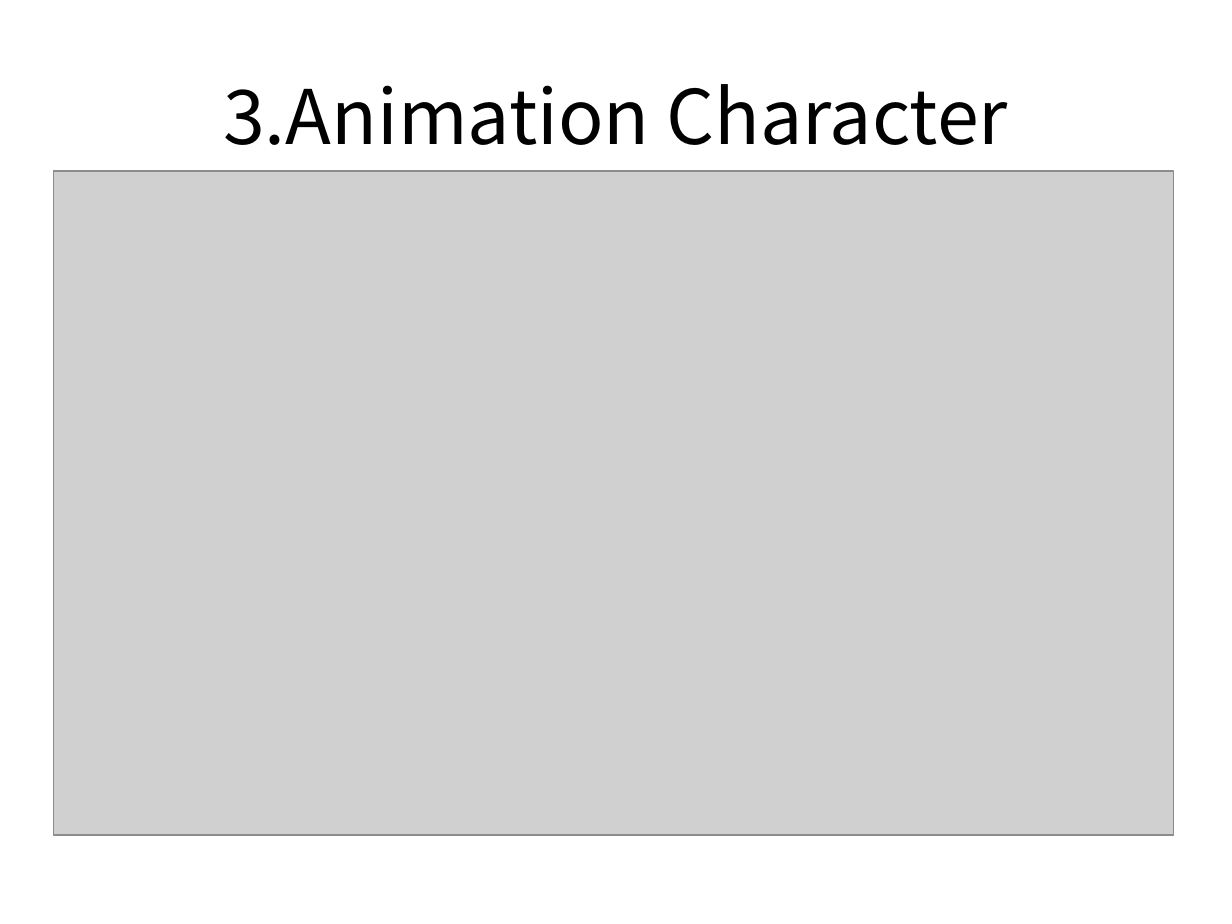
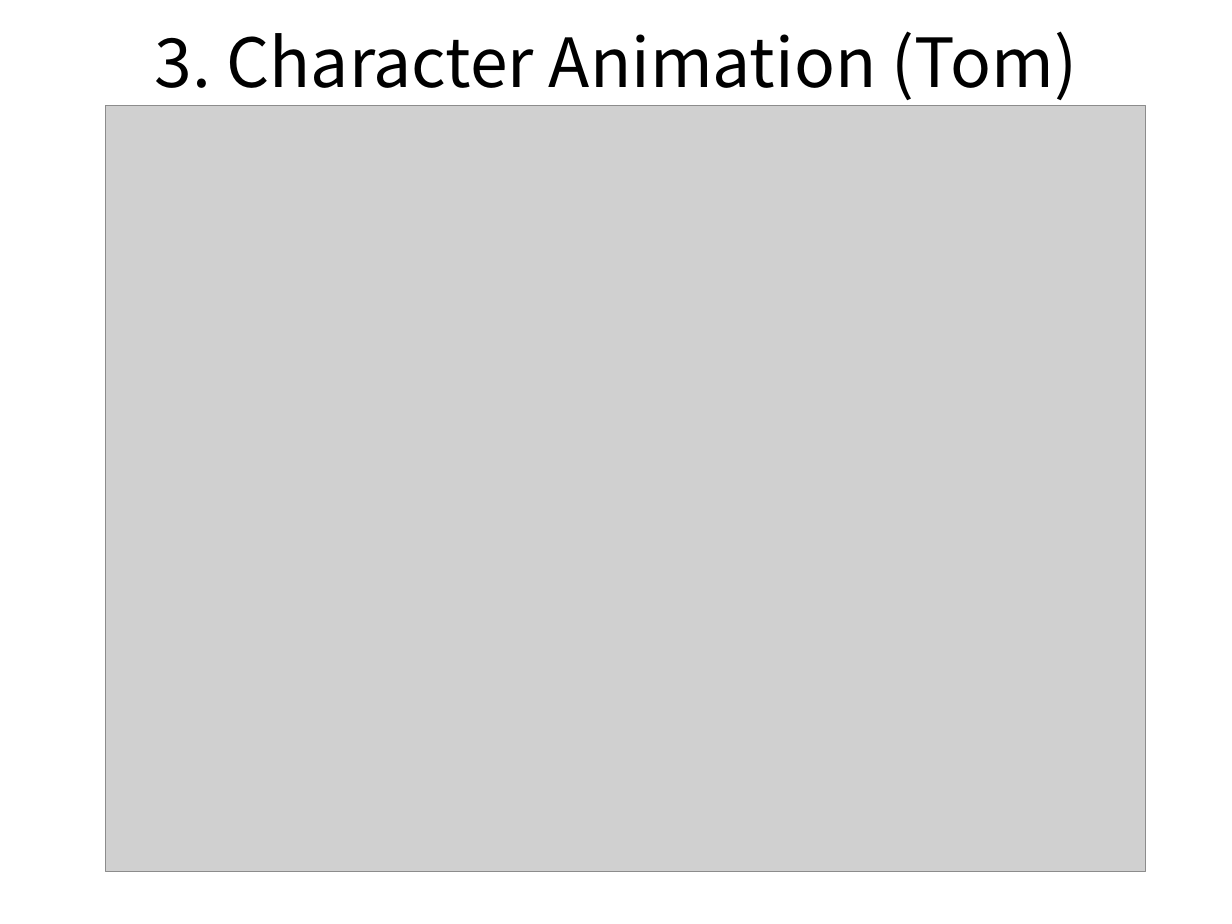
Before and after one commit to TomLeeLive/enpgame, a slide deck: slide 4 of doc/_meeting_doc/N2_Resource_List_20161028.pptx. Drawn at 1232x924 pixels with LibreOffice and Linux fonts; fonts in the diff are those of the drawing; grey boxes stand for pictures. Boxes give left, top, right and bottom in pixels: in the first picture for what was removed or moved away, otherwise in the second. Text is boxed around its words. In the diff, an @@ line names an element or a change of style, - is before the commit and + after.

```diff
--- a/doc/_meeting_doc/N2_Resource_List_20161028.pptx
+++ b/doc/_meeting_doc/N2_Resource_List_20161028.pptx
@@ title at (155, 31, 1077, 100): text changed; size 44 to 39.6 pt @@
-3.Animation Character
+3. Character Animation (Tom)
@@ picture: place and size @@
-picture at (53, 171, 1174, 835)
+picture at (106, 106, 1146, 872)
```
Also in this commit, not shown: 1 other slide changed, 7 slides added, 2 other files.
